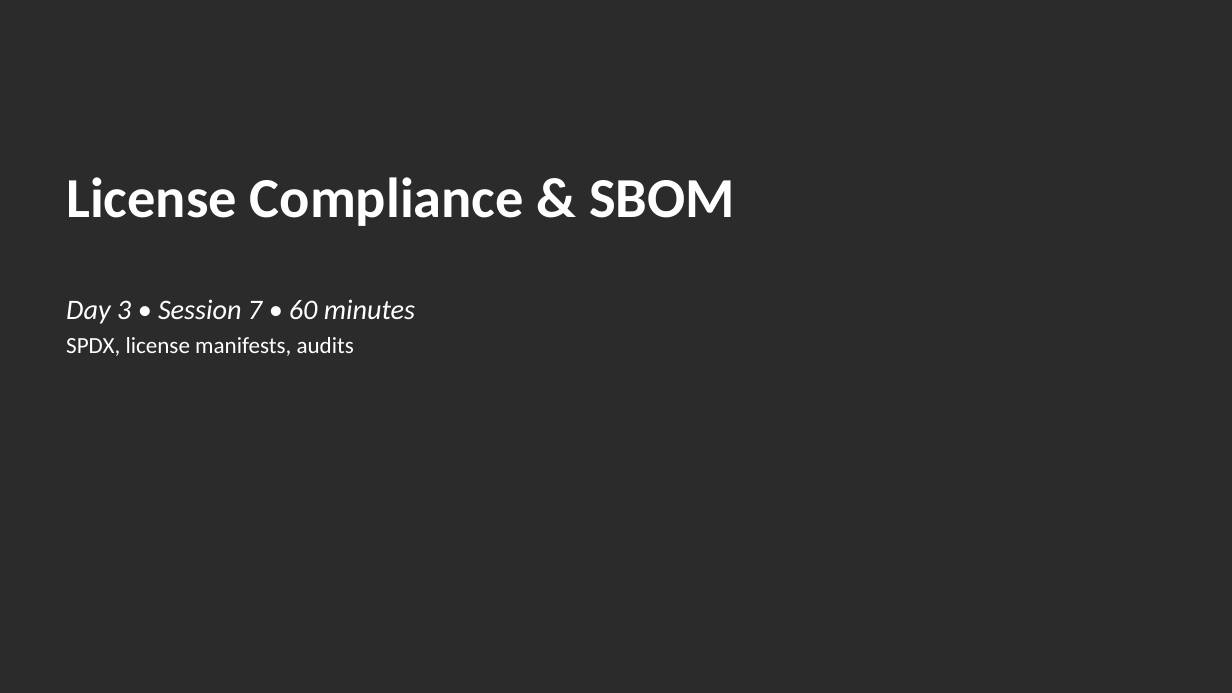
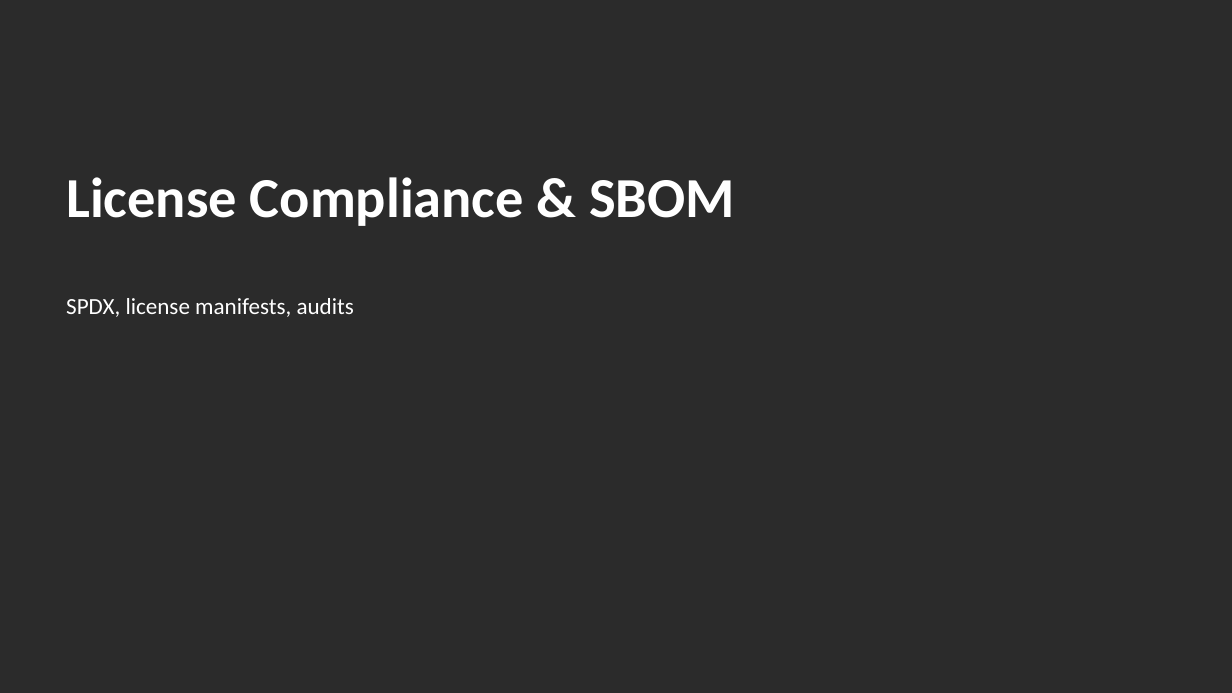
Before and after one commit to EmertxeInfoTech/Allegion-Training-Materials, a slide deck: slide 1 of yocto_training_all_session_decks/session_decks/D3S7_License_SBOM.pptx. Drawn at 1232x693 pixels with LibreOffice and Linux fonts; fonts in the diff are those of the drawing; background and template pictures are left out; a plain dark background stands for a picture behind light text. Boxes give left, top, right and bottom in pixels: in the first picture for what was removed or moved away, otherwise in the second. Text is boxed around its words. In the diff, an @@ line names an element or a change of style, - is before the commit and + after.

```diff
--- a/yocto_training_all_session_decks/session_decks/D3S7_License_SBOM.pptx
+++ b/yocto_training_all_session_decks/session_decks/D3S7_License_SBOM.pptx
@@ subtitle at box(66, 299, 415, 324): paragraph removed @@
-Day 3 • Session 7 • 60 minutes
```
Also in this commit, not shown: 8 other slides changed, 17 other files.
